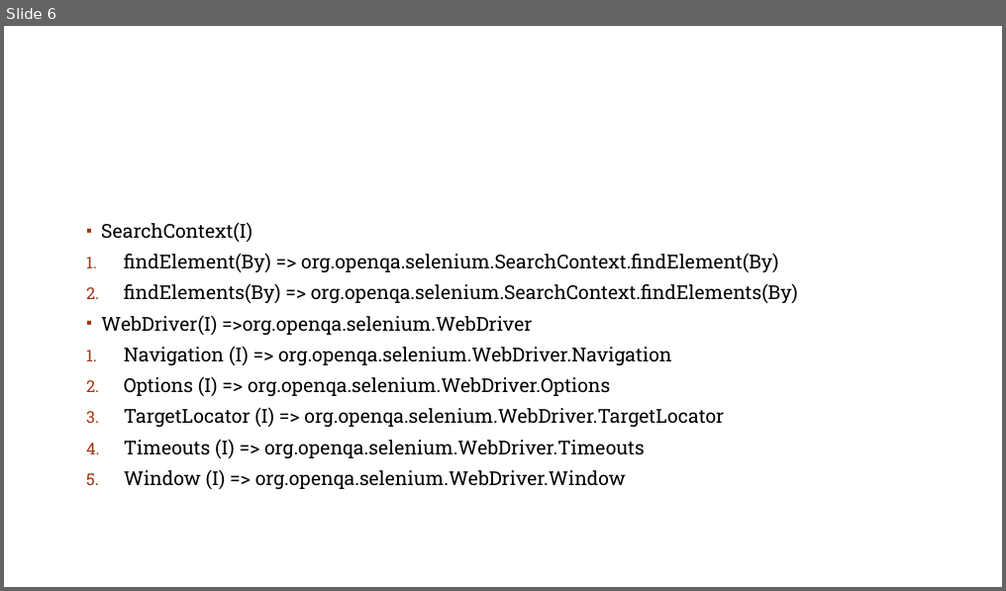
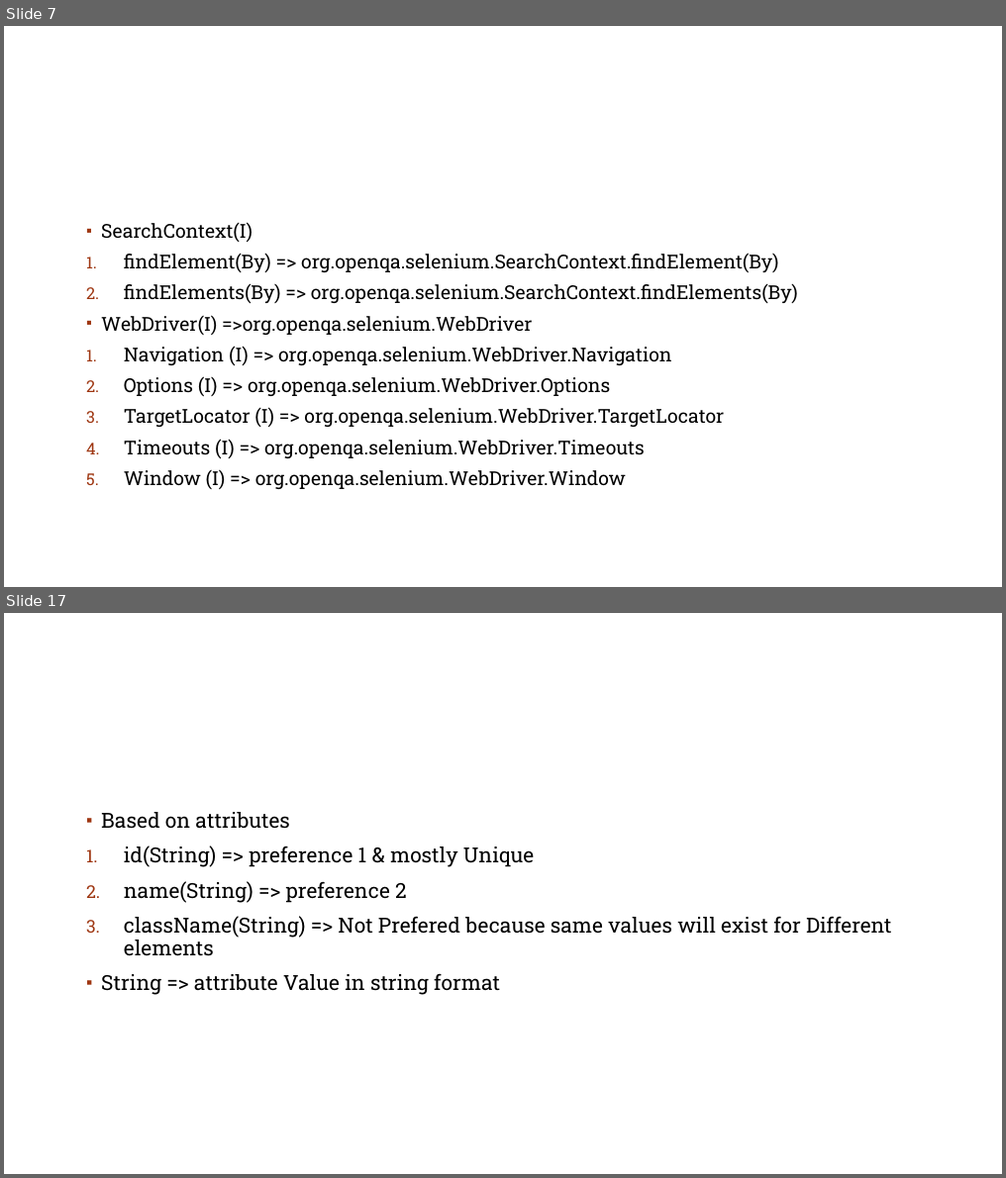
Before and after one commit to rsai-praveen/SeleniumCourse, a slide deck: Selenium.pptx. Shown one above the other, each under a label of ours: slide 6 before the commit, slides 7 and 17 after it; the slides between them are not shown. The pictures are 1006x591 and 1006x1178 pixels, drawn with LibreOffice and Linux fonts; fonts in the diff are those of the drawing; background and template pictures are left out. Boxes give left, top, right and bottom in pixels: in the first picture for what was removed or moved away, otherwise in the second. Text is boxed around its words. In the diff, an @@ line names an element or a change of style, - is before the commit and + after.

Commit message:
PPT update 22-1-2026

```diff
--- a/Selenium.pptx
+++ b/Selenium.pptx
@@ slide 17 added at (4, 613, 1002, 1174), background #FFFFFF; not listed: 1 template element that a slide beside it also shows @@
@@ text added at (101, 812, 892, 995), 20 pt, text #000000 @@
+▪ Based on attributes
+1. id(String) => preference 1 & mostly Unique
+2. name(String) => preference 2
+3. className(String) => Not Prefered because same values will exist for Different elements
+▪ String => attribute Value in string format
@@ what was slide 6 is now slide 7 @@
```
Also in this commit, not shown: 1 slide changed, 13 other slides added, 1 other file.
